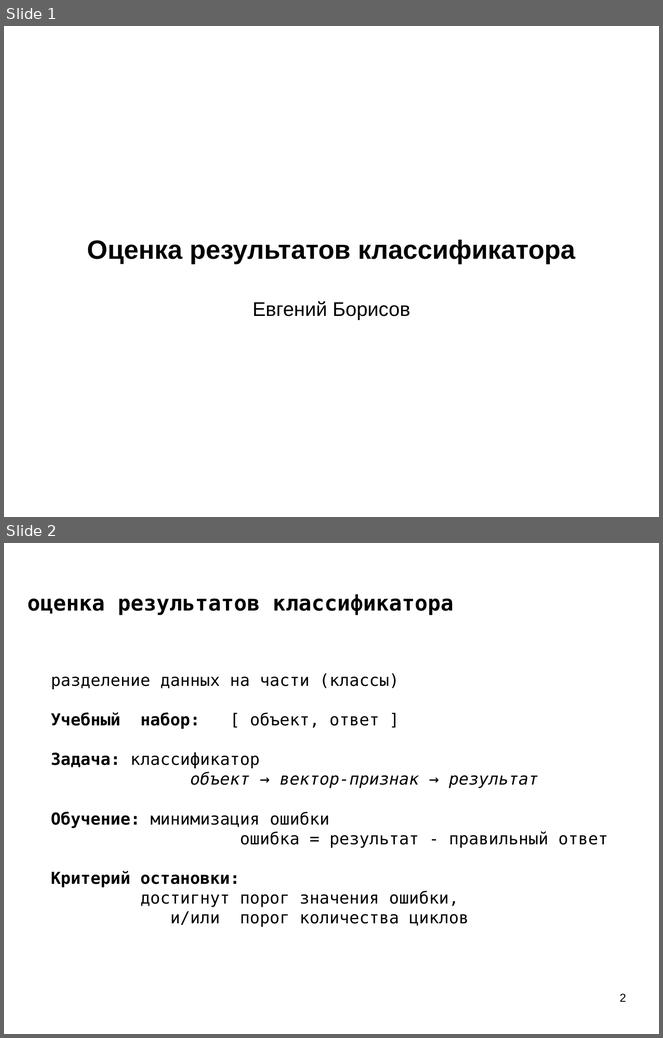
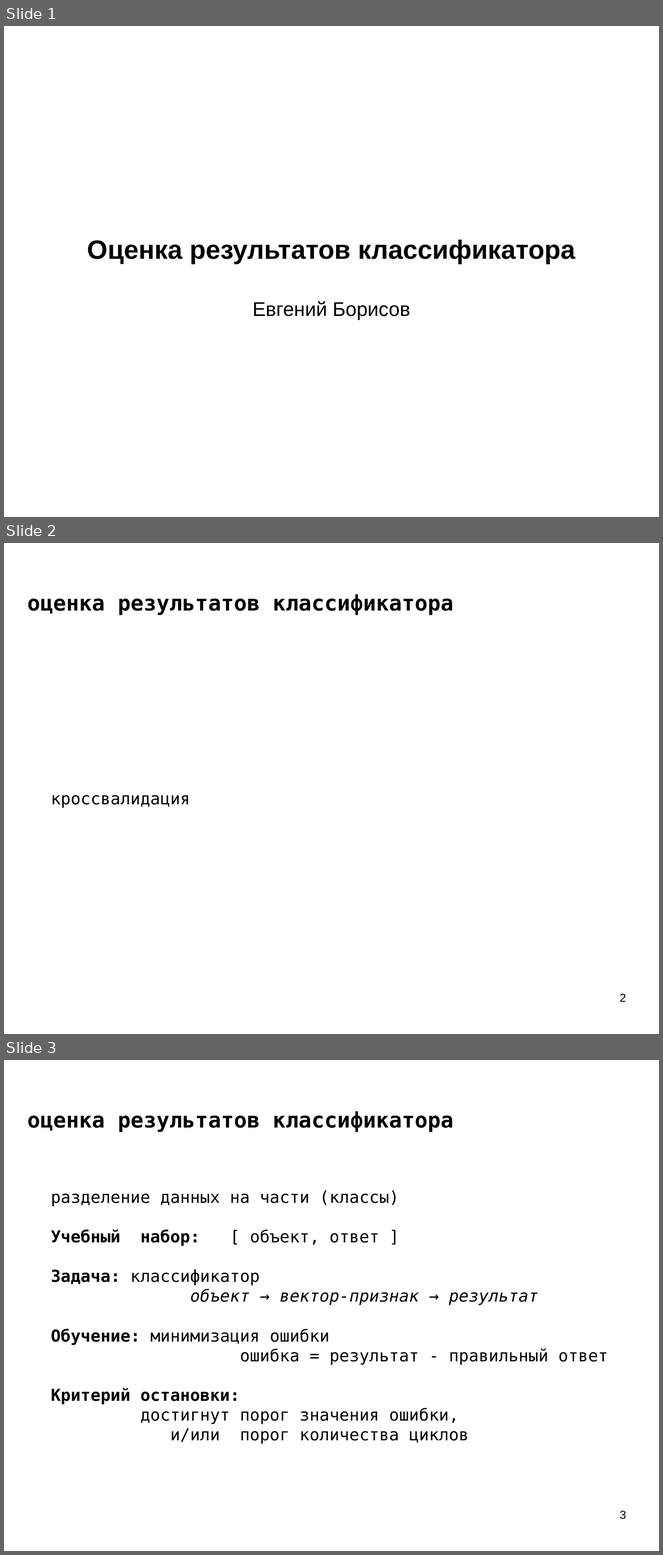
Before and after one commit to mechanoid5/ml_lectorium_legacy, a slide deck: 06-roc-auc.odp. Shown one above the other, each under a label of ours: slides 1 and 2 before the commit, slides 1, 2 and 3 after it. The pictures are 663x1038 and 663x1555 pixels, drawn with LibreOffice and Linux fonts; fonts in the diff are those of the drawing; background and template pictures are left out. Boxes give left, top, right and bottom in pixels: in the first picture for what was removed or moved away, otherwise in the second. Text is boxed around its words. In the diff, an @@ line names an element or a change of style, - is before the commit and + after.

```diff
--- a/06-roc-auc.odp
+++ b/06-roc-auc.odp
@@ slide 2 added at (x1=4, y1=543, x2=659, y2=1034), background picture (left out) @@
@@ title added at (x1=27, y1=594, x2=454, y2=615), 26 pt, text #000000, bold @@
+оценка результатов классификатора
@@ subtitle added at (x1=51, y1=795, x2=190, y2=808), 20 pt, text #000000 @@
+кроссвалидация
@@ page number added at (x1=620, y1=994, x2=626, y2=1002), 14 pt, text #000000 @@
+2
@@ what was slide 2 is now slide 3 @@
@@ page number at (x1=620, y1=1511, x2=626, y2=1520): text changed @@
-2
+3
```
Also in this commit, not shown: 11 other files.
